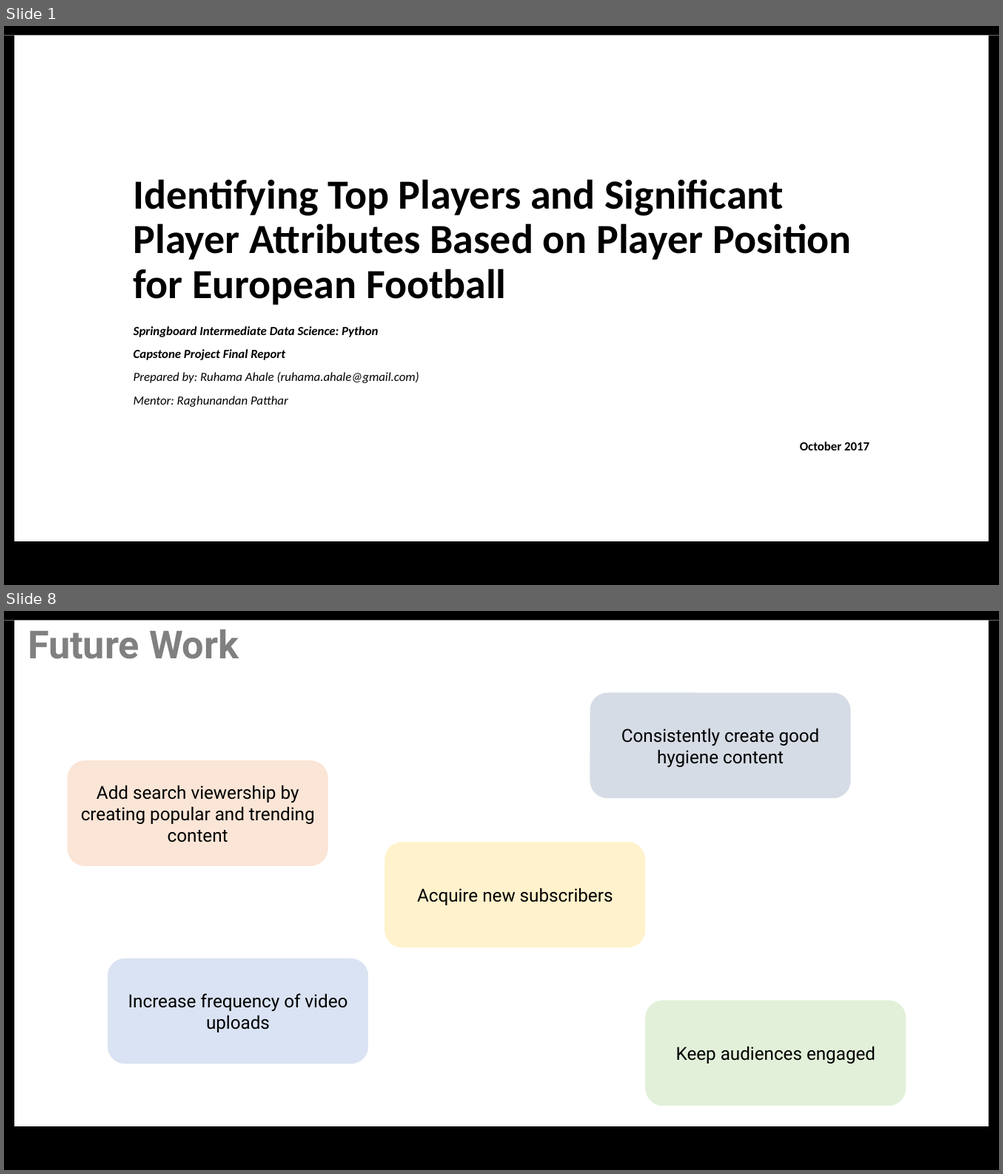
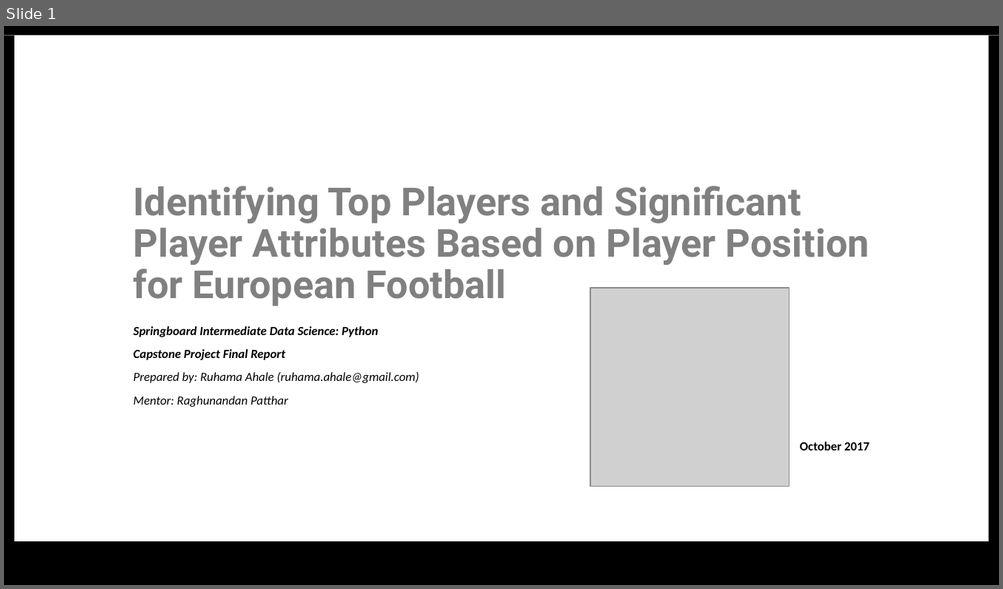
Before and after one commit to ruhama-ahale/soccer_project, a slide deck: Capstone_Final_Report/capstone_project_slide_soccer.pptx. Shown one above the other, each under a label of ours: slides 1 and 8 before the commit, slide 1 after it; the slides between them are not shown. The pictures are 1003x1174 and 1003x589 pixels, drawn with LibreOffice and Linux fonts; fonts in the diff are those of the drawing; grey boxes stand for pictures. Boxes give left, top, right and bottom in pixels: in the first picture for what was removed or moved away, otherwise in the second. Text is boxed around its words. In the diff, an @@ line names an element or a change of style, - is before the commit and + after.

```diff
--- a/Capstone_Final_Report/capstone_project_slide_soccer.pptx
+++ b/Capstone_Final_Report/capstone_project_slide_soccer.pptx
@@ slide 8 removed at (4, 611, 999, 1170), background #FFFFFF; not listed: 4 template elements that a slide beside it also shows @@
@@ text removed at (28, 629, 239, 659) @@
-Future Work
@@ rounded rectangle removed at (590, 692, 851, 798) @@
@@ text removed at (621, 728, 819, 767) @@
-Consistently create good hygiene content
@@ rounded rectangle removed at (68, 760, 328, 866) @@
@@ text removed at (81, 785, 315, 843) @@
-Add search viewership by creating popular and trending content
@@ rounded rectangle removed at (385, 843, 646, 948) @@
@@ text removed at (417, 888, 613, 906) @@
-Acquire new subscribers
@@ rounded rectangle removed at (108, 959, 368, 1065) @@
@@ text removed at (128, 994, 347, 1033) @@
-Increase frequency of video uploads
@@ rounded rectangle removed at (646, 1001, 906, 1106) @@
@@ text removed at (676, 1046, 875, 1064) @@
-Keep audiences engaged
@@ slide 1 changed as well @@
@@ title "Identifying Top Players and Significant ..." at (134, 186, 869, 306): size 30 to 28 pt, font Calibri to Roboto, text colour #000000 to #808080 @@
@@ picture added at (590, 287, 788, 486) @@
```
Also in this commit, not shown: 4 other slides changed, 22 slides added, 5 other slides removed, 10 other files.
